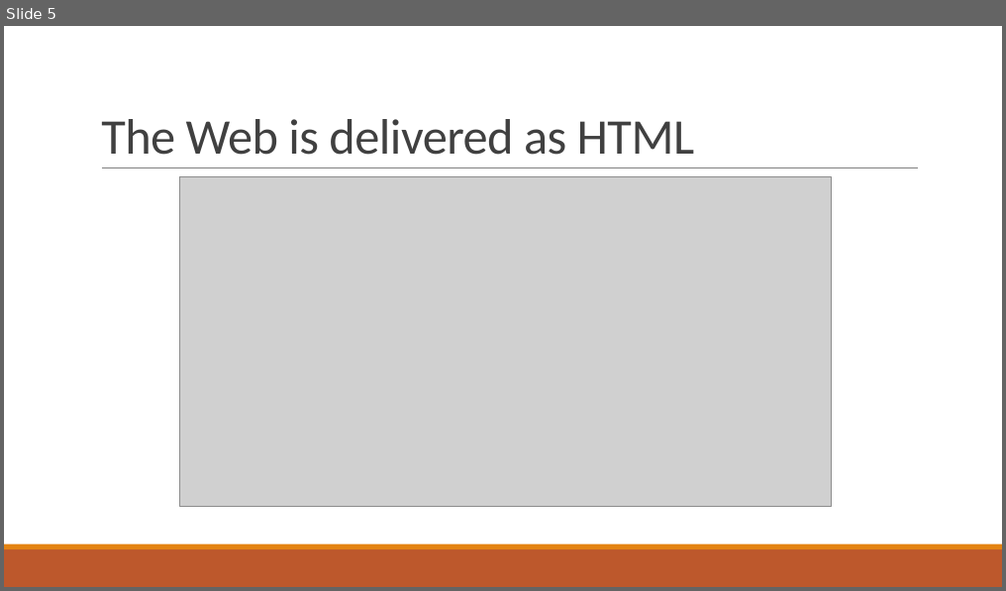
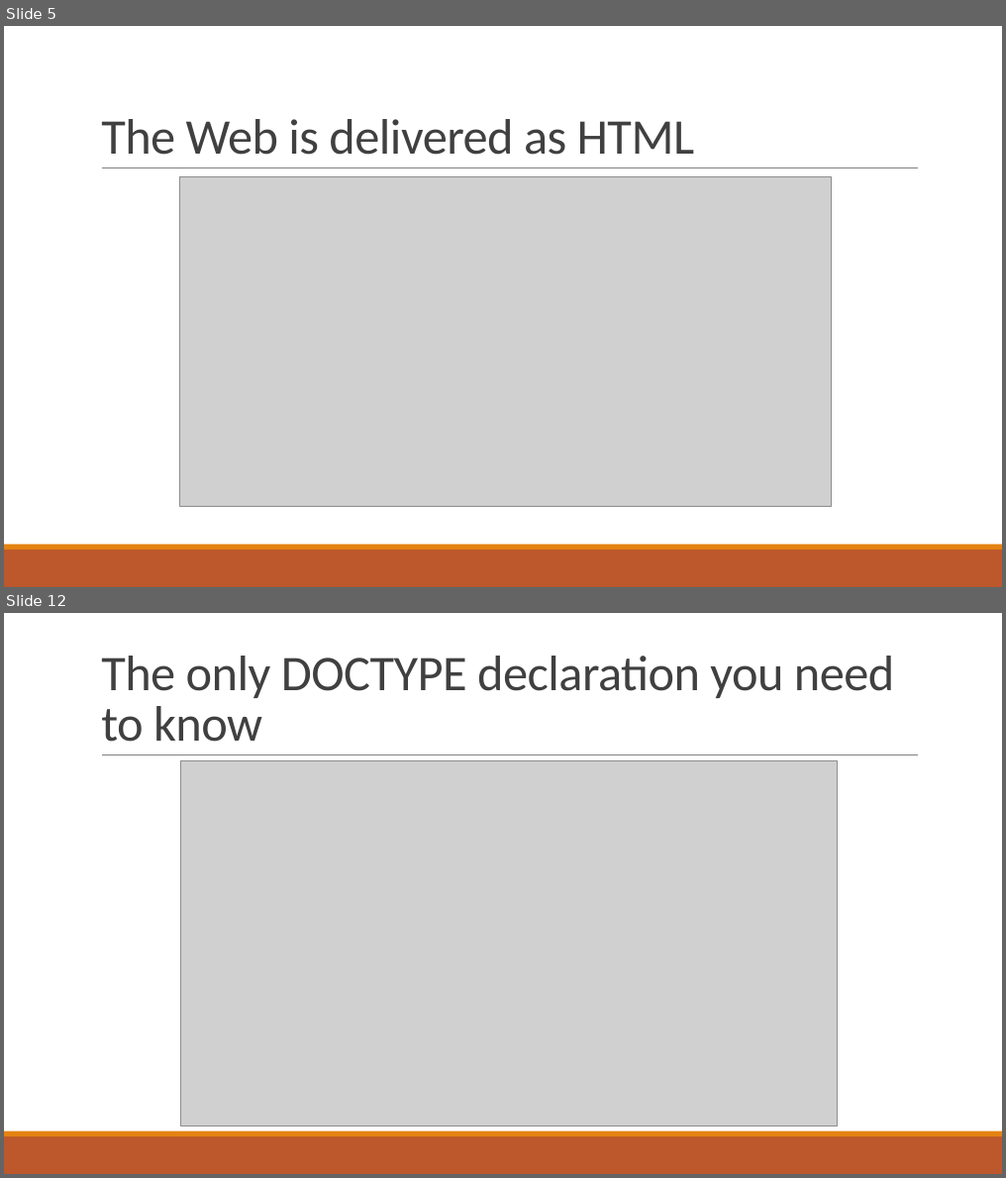
Before and after one commit to hmqcnoesy/booknotes, a slide deck: Web/AngleBrackets.pptx. Shown one above the other, each under a label of ours: slide 5 before the commit, slides 5 and 12 after it; the slides between them are not shown. The pictures are 1006x591 and 1006x1178 pixels, drawn with LibreOffice and Linux fonts; fonts in the diff are those of the drawing; grey boxes stand for pictures. Boxes give left, top, right and bottom in pixels: in the first picture for what was removed or moved away, otherwise in the second. Text is boxed around its words. In the diff, an @@ line names an element or a change of style, - is before the commit and + after.

```diff
--- a/Web/AngleBrackets.pptx
+++ b/Web/AngleBrackets.pptx
@@ slide 12 added at (4, 613, 1002, 1174), background #FFFFFF; not listed: 3 template elements that a slide beside it also shows @@
@@ title added at (101, 656, 894, 742), 48 pt, text #404040 @@
+The only DOCTYPE declaration you need to know
@@ picture added at (180, 761, 838, 1127) @@
```
Also in this commit, not shown: 11 other slides added.
